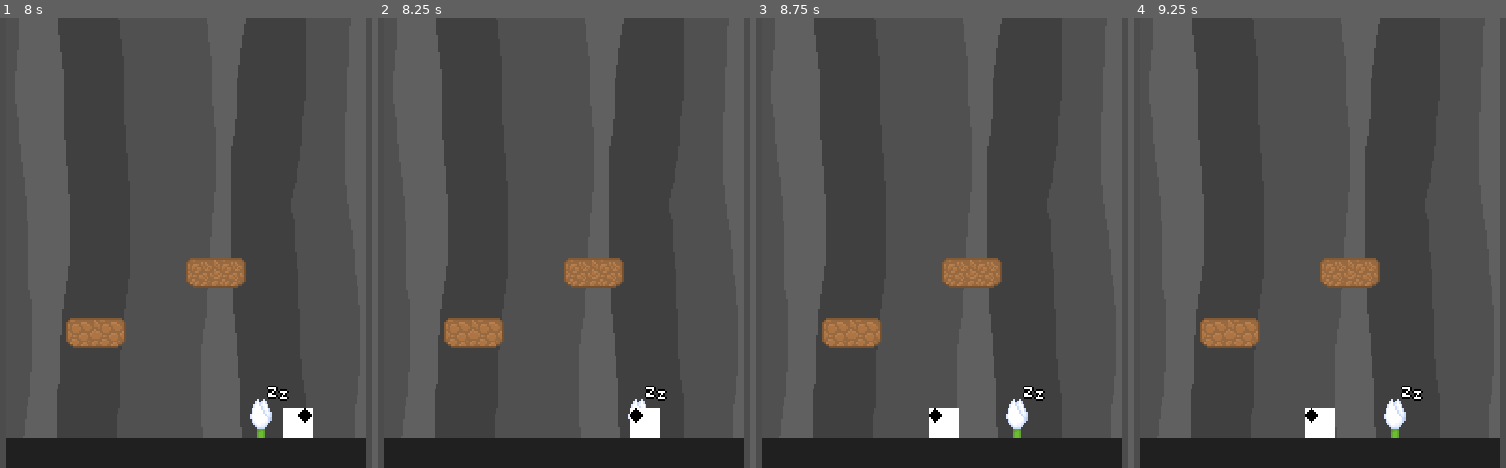
Above: before the commit, frames 1-4 (left to right).
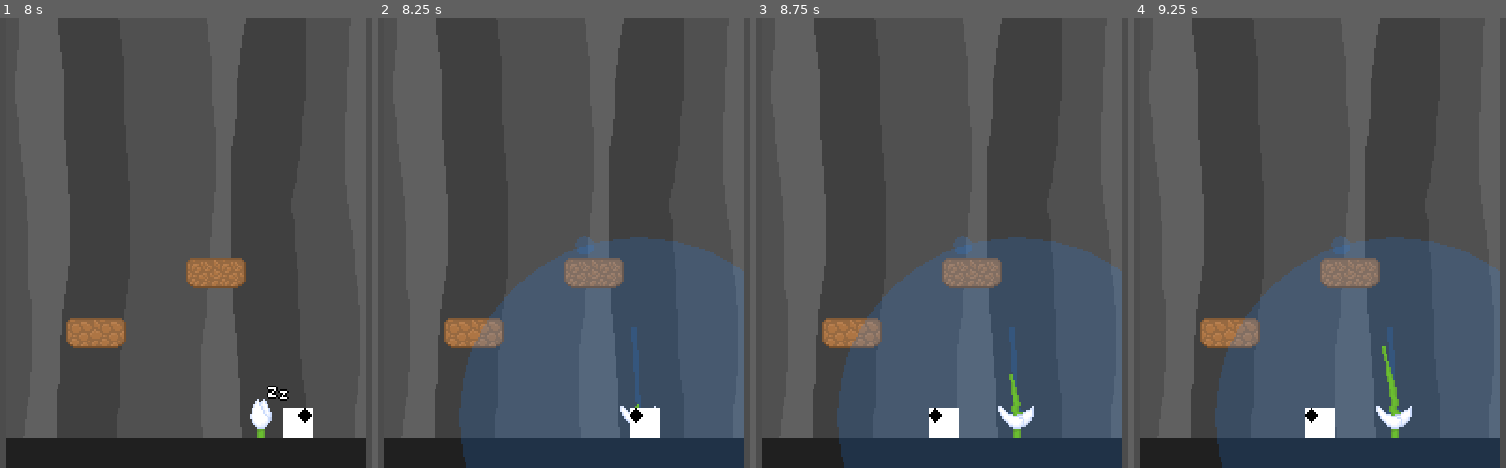
Above: after the commit, the same moments.

Repository: zhyrin0/the-climb
Game: Godot game, scene res://src/main/main.tscn
The game is run twice, just before and just after one commit, with the same random seed, the same clock (stepped at 60 frames per second) and the same inputs.
Inputs (mouse positions are in pixels of both pictures, inside the frame that each line leads up to):
- Up to frame 1 (8 s): tap Enter at 0.5, 3.5, 6.5 s; move the mouse to (145, 333) at 0.52 s; hold D (move_right) 0.53-1.25 s; hold S (move_fall) 0.53-1.25 s; click (145, 333) at 0.67 s; tap W (move_jump) at 0.77, 3.77, 6.77 s; drag from (outside the picture) to (96, 288) at 1.27 s; tap Space (use_item) at 2, 5 s; move the mouse to (outside the picture) at 2.02 s; hold A (move_left) 2.03-2.75 s; hold S (move_fall) 2.03-2.75 s; drag from (226, 243) to (outside the picture) at 2.77 s; move the mouse to (66, 130) at 3.52 s; hold A (move_left) 3.53-4.25 s; hold S (move_fall) 3.53-4.25 s; drag from (360, 220) to (66, 130) at 4.27 s; move the mouse to (26, 265) at 5.02 s; hold D (move_right) 5.03-5.75 s; hold S (move_fall) 5.03-5.75 s; click (26, 265) at 5.17 s; drag from (267, 144) to (26, 265) at 5.77 s; move the mouse to (145, 333) at 6.52 s; hold D (move_right) 6.53-7.25 s; hold S (move_fall) 6.53-7.25 s; drag from (outside the picture) to (145, 333) at 7.27 s
- Up to frame 2 (8.25 s): tap Space (use_item) at 8 s; move the mouse to (outside the picture) at 8.02 s; hold A (move_left) from 8.03 s (still down); hold S (move_fall) from 8.03 s (still down)
- Up to frame 3 (8.75 s): keep holding A (move_left); keep holding S (move_fall)
- Up to frame 4 (9.25 s): release A (move_left) at 8.75 s; release S (move_fall) at 8.75 s; drag from (1360, 243) to (outside the picture) at 8.77 s

Frame 1 is identical in both runs. In frame 2, 34% of the frame differs, in the area x 21-99%, y 48-100%; in frame 3, 34%; in frame 4, 34%.

Commit message:
Watering can grows plants

Diff:
--- a/src/plant/plant.gd
+++ b/src/plant/plant.gd
@@ -1,4 +1,4 @@
-extends Node2D
+extends StaticBody2D
 
 const Vine := preload("res://src/plant/vine.gd")
 const VineScene := preload("res://src/plant/vine.tscn")
@@ -23,6 +23,13 @@
 
 
 func set_state(new_value: int) -> void:
+	if new_value == State.GROWING and (state == State.GROWING or state == State.FLOWERING):
+		return
+	if new_value == State.GROWN and state != State.GROWING:
+		return
+	if new_value == State.FLOWERING and state != State.GROWING:
+		return
+
 	state = new_value
 	var sprite_frame := 0
 	match new_value:
@@ -59,7 +66,7 @@
 	vine.init(light_direction, target.global_position)
 	vine.connect("max_length_reached", self, "_on_Vine_max_length_reached", [], CONNECT_ONESHOT)
 	vine.connect("anchor_reached", self, "_on_Vine_anchor_reached", [], CONNECT_ONESHOT)
-	_vines.add_child(vine)
+	_vines.call_deferred("add_child", vine)
 
 
 func _sort_proximity(left: Node2D, right: Node2D) -> bool:
--- a/src/plant/plant.tscn
+++ b/src/plant/plant.tscn
@@ -1,9 +1,15 @@
-[gd_scene load_steps=3 format=2]
+[gd_scene load_steps=4 format=2]
 
 [ext_resource path="res://src/plant/plant.gd" type="Script" id=1]
 [ext_resource path="res://src/plant/assets/flower.png" type="Texture" id=2]
 
-[node name="Plant" type="Node2D"]
+[sub_resource type="CapsuleShape2D" id=1]
+radius = 6.0
+height = 10.0
+
+[node name="Plant" type="StaticBody2D"]
+collision_layer = 32
+collision_mask = 0
 script = ExtResource( 1 )
 __meta__ = {
 "_edit_group_": true
@@ -16,3 +22,7 @@
 texture = ExtResource( 2 )
 offset = Vector2( 0, -12 )
 hframes = 4
+
+[node name="CollisionShape2D" type="CollisionShape2D" parent="."]
+position = Vector2( 0, -11 )
+shape = SubResource( 1 )
--- a/src/player/player.gd
+++ b/src/player/player.gd
@@ -89,3 +89,8 @@
 func _set_physics_values() -> void:
 	_jump_velocity = 2.0 * jump_height / jump_time if jump_time else 1.0
 	_gravity = 2.0 * jump_height / pow(jump_time if jump_time else 1.0, 2.0)
+
+
+func _on_Area2D_body_entered(body: Node) -> void:
+	# note: Plant.State.GROWING
+	body.set("state", 1)
--- a/src/player/player.tscn
+++ b/src/player/player.tscn
@@ -63,3 +63,5 @@
 
 [node name="Camera2D" type="Camera2D" parent="."]
 current = true
+
+[connection signal="body_entered" from="Pivot/WateringCan/Area2D" to="." method="_on_Area2D_body_entered"]
--- a/src/world/world.gd
+++ b/src/world/world.gd
@@ -27,5 +27,5 @@
 		var plant_pos: Vector2 = anchor.call("get_plant_global_position")
 		var plant := PlantScene.instance() as Plant
 		plant.connect("anchor_reached", self, "_on_Plant_anchor_reached", [], CONNECT_ONESHOT)
-		_plants.add_child(plant)
-		plant.global_position = plant_pos
+		_plants.call_deferred("add_child", plant)
+		plant.set_deferred("global_position", plant_pos)
